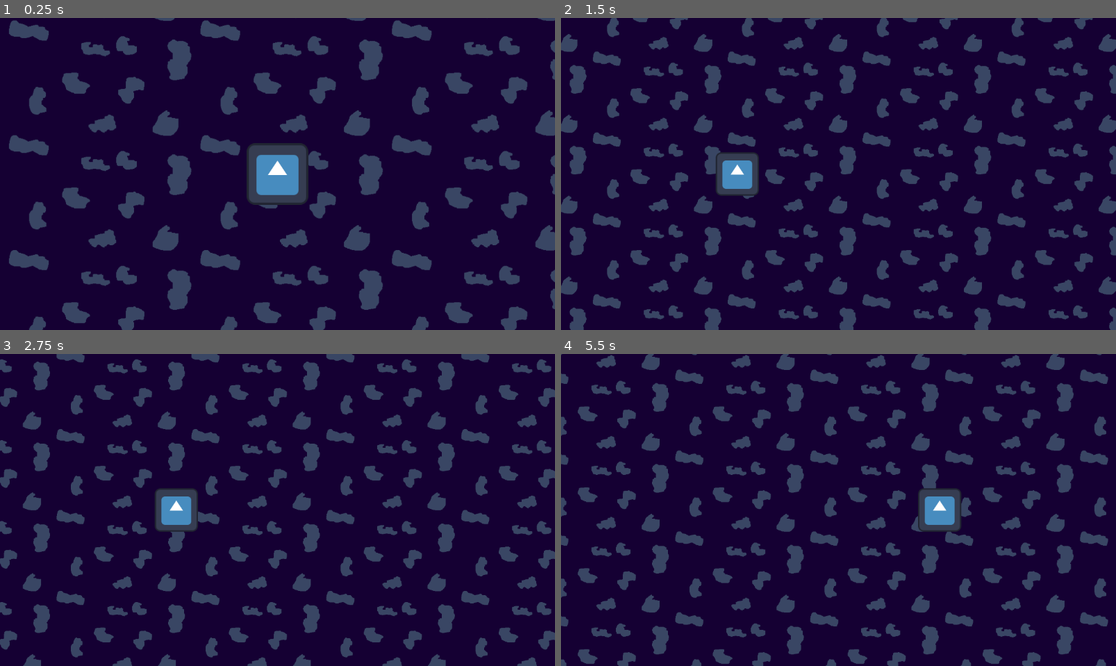
Above: before the commit, frames 1-4 (two rows, left to right).
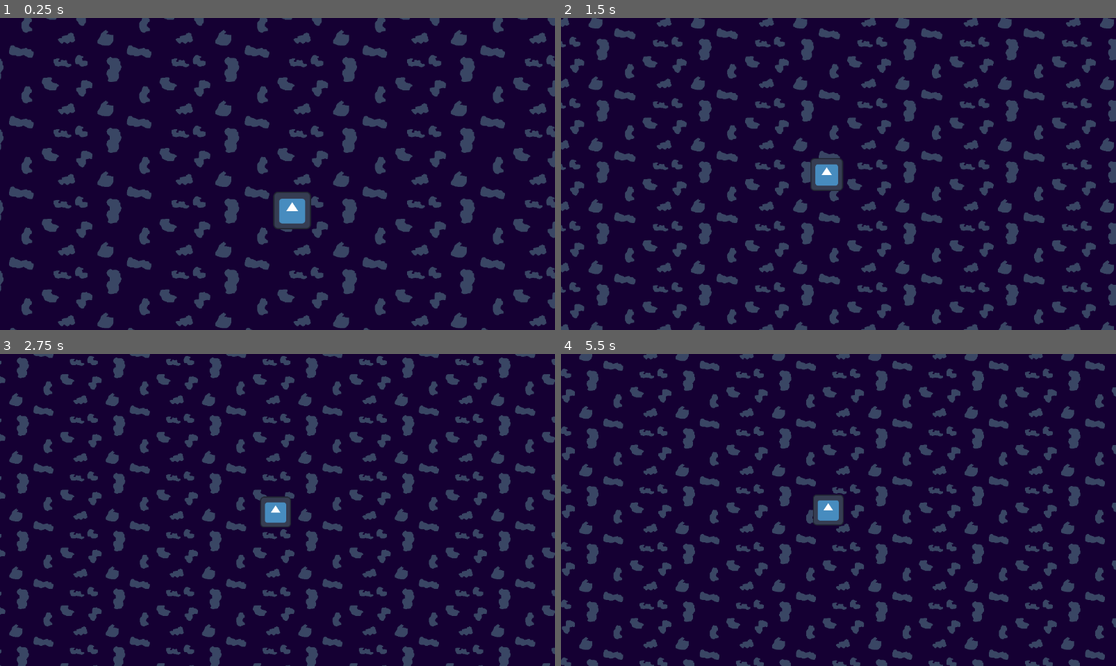
Above: after the commit, the same moments.

Repository: trurohawkins/speed-fish
Game: Godot game, scene res://Scenes/main.tscn
Two runs of this game, one before a commit and one after it. Both use one fixed random seed, a clock stepped at 60 frames per second and the inputs below. The engine's default icon, where the game draws it, is replaced by a stand-in: a white triangle on a blue panel in a dark square.
Inputs:
- Up to frame 1 (0.25 s): no input
- Up to frame 2 (1.5 s): hold D 0.53-1.28 s; hold S from 1.28 s (still down)
- Up to frame 3 (2.75 s): release S at 2.03 s; hold D from 2.03 s (still down)
- Up to frame 4 (5.5 s): release D at 2.78 s; hold W 2.78-3.53 s; hold A 3.53-5.03 s; hold S from 5.03 s (still down)

The runs differ from the first frame. In frame 1, 30% of the frame differs, in the area x 0-100%, y 0-100%; in frame 2, 30%; in frame 3, 29%; in frame 4, 30%.

Commit message:
smooth player and camera movement

Diff:
--- a/Scripts/follow_cam.gd
+++ b/Scripts/follow_cam.gd
@@ -1,28 +1,107 @@
 extends Camera2D
 
+@export_category("Follow Target")
 @export var follow: CharacterBody2D
-@export var xFactor: float
-@export var yFactor: float
-@export var lerp_move_speed: float = 20
-@export var lerp_zoom_speed: float = 15
-@export var high_speed: float = 500
-@export var zoom_dimensions: Vector2
 
-var zoom_goal
-var speed_offset: Vector2
-var offset_goal: Vector2
+@export_category("Camera Leading")
+@export var x_lead_factor: float = 100.0
+@export var y_lead_factor: float = 50.0
+@export var max_lead_distance: Vector2 = Vector2(200, 100)
+
+@export_category("Movement Smoothing")
+@export var position_lerp_speed: float = 5.0
+@export var min_position_lerp: float = 2.0
+@export var max_position_lerp: float = 10.0
+
+@export_category("Zoom Settings")
+@export var zoom_dimensions: Vector2 = Vector2(1.0, 1.5)
+@export var zoom_lerp_speed: float = 3.0
+@export var min_zoom_lerp: float = 1.0
+@export var max_zoom_lerp: float = 8.0
+@export var high_speed: float = 500.0
+
+@export_category("Advanced Tuning")
+@export var enable_speed_based_lerp: bool = true
+@export var dead_zone_radius: float = 50.0
+
+var zoom_goal: Vector2
+var speed_offset: Vector2 = Vector2.ZERO
+var offset_goal: Vector2 = Vector2.ZERO
+
+func _ready():
+	# Initialize zoom goal
+	zoom_goal = Vector2(zoom_dimensions.x, zoom_dimensions.x)
 
 func _process(delta):
+	if not follow:
+		return
+
 	check_velocity()
-	speed_offset = speed_offset.lerp(offset_goal, lerp_move_speed*delta)
-	zoom = zoom.lerp(zoom_goal, lerp_zoom_speed*delta)
-	position = follow.position + speed_offset
+	update_smoothing(delta)
+
+	# Apply camera position with smoothing
+	var target_position = follow.position + speed_offset
+	position = position.lerp(target_position, get_position_lerp_factor(delta))
+
+	# Apply zoom with smoothing
+	zoom = zoom.lerp(zoom_goal, get_zoom_lerp_factor(delta))
 
 func check_velocity():
-	offset_goal = Vector2(sign(follow.velocity.x), sign(follow.velocity.y))
-	var speed_lerp = min(1, abs(follow.velocity.length()) / high_speed)
+	if not follow:
+		return
 
-	offset_goal.x *= xFactor * speed_lerp
-	offset_goal.y *= yFactor * speed_lerp
+	# Calculate lead offset based on velocity direction
+	var velocity_normalized = follow.velocity.normalized() if follow.velocity.length() > 0 else Vector2.ZERO
+	offset_goal = velocity_normalized
+
+	# Calculate speed-based intensity (0 to 1)
+	var speed_lerp = min(1.0, follow.velocity.length() / high_speed)
+
+	# Apply factors and clamp to max lead distance
+	offset_goal.x *= x_lead_factor * speed_lerp
+	offset_goal.y *= y_lead_factor * speed_lerp
+
+	# Clamp to maximum lead distance
+	offset_goal.x = clamp(offset_goal.x, -max_lead_distance.x, max_lead_distance.x)
+	offset_goal.y = clamp(offset_goal.y, -max_lead_distance.y, max_lead_distance.y)
+
+	# Calculate zoom based on speed
 	var z = lerp(zoom_dimensions.x, zoom_dimensions.y, speed_lerp)
 	zoom_goal = Vector2(z, z)
+
+func update_smoothing(delta):
+	# Smoothly interpolate the speed offset
+	var current_lerp_speed = position_lerp_speed
+	if enable_speed_based_lerp:
+		var speed_factor = min(1.0, follow.velocity.length() / high_speed)
+		current_lerp_speed = lerp(min_position_lerp, max_position_lerp, speed_factor)
+
+	speed_offset = speed_offset.lerp(offset_goal, current_lerp_speed * delta)
+
+func get_position_lerp_factor(delta) -> float:
+	# Convert lerp speed to a factor for the lerp function
+	var base_lerp = position_lerp_speed * delta
+
+	if enable_speed_based_lerp:
+		var speed_factor = min(1.0, follow.velocity.length() / high_speed)
+		var dynamic_speed = lerp(min_position_lerp, max_position_lerp, speed_factor)
+		return dynamic_speed * delta
+
+	return base_lerp
+
+func get_zoom_lerp_factor(delta) -> float:
+	# Convert zoom lerp speed to a factor
+	var base_lerp = zoom_lerp_speed * delta
+
+	if enable_speed_based_lerp:
+		var speed_factor = min(1.0, follow.velocity.length() / high_speed)
+		var dynamic_speed = lerp(min_zoom_lerp, max_zoom_lerp, speed_factor)
+		return dynamic_speed * delta
+
+	return base_lerp
+
+# Optional: Add a dead zone so small movements don't affect camera much
+func apply_dead_zone(offset: Vector2) -> Vector2:
+	if offset.length() < dead_zone_radius:
+		return Vector2.ZERO
+	return offset
--- a/Scripts/player.gd
+++ b/Scripts/player.gd
@@ -1,40 +1,63 @@
 extends CharacterBody2D
 
 @export var speed: int = 300
+@export var acceleration: float = 10
+@export var top_speed: int = 2000
+@export var friction: float = 80
+
 var facing_direction: Vector2 = Vector2.RIGHT
+var current_velocity: Vector2 = Vector2.ZERO
 
 func _physics_process(delta):
-	var movement = Vector2.ZERO
+	var input_direction = Vector2.ZERO
 
 	# Map inputs directly to allowed directions
 	if Input.is_key_pressed(KEY_A) and Input.is_key_pressed(KEY_W):
-		movement = Vector2(-0.707, -0.707)  # Up-Left
+		input_direction = Vector2(-0.707, -0.707)  # Up-Left
 		facing_direction = Vector2.LEFT
 	elif Input.is_key_pressed(KEY_A) and Input.is_key_pressed(KEY_S):
-		movement = Vector2(-0.707, 0.707)   # Down-Left
+		input_direction = Vector2(-0.707, 0.707)   # Down-Left
 		facing_direction = Vector2.LEFT
 	elif Input.is_key_pressed(KEY_D) and Input.is_key_pressed(KEY_W):
-		movement = Vector2(0.707, -0.707)   # Up-Right
+		input_direction = Vector2(0.707, -0.707)   # Up-Right
 		facing_direction = Vector2.RIGHT
 	elif Input.is_key_pressed(KEY_D) and Input.is_key_pressed(KEY_S):
-		movement = Vector2(0.707, 0.707)    # Down-Right
+		input_direction = Vector2(0.707, 0.707)    # Down-Right
 		facing_direction = Vector2.RIGHT
 	elif Input.is_key_pressed(KEY_A):
-		movement = Vector2.LEFT              # Left
+		input_direction = Vector2.LEFT              # Left
 		facing_direction = Vector2.LEFT
 	elif Input.is_key_pressed(KEY_D):
-		movement = Vector2.RIGHT             # Right
+		input_direction = Vector2.RIGHT             # Right
 		facing_direction = Vector2.RIGHT
 	elif Input.is_key_pressed(KEY_W):
 		if facing_direction == Vector2.RIGHT:
-			movement = Vector2(0.707, -0.707)
+			input_direction = Vector2(0.707, -0.707)
 		else:
-			movement = Vector2(-0.707, -0.707)
+			input_direction = Vector2(-0.707, -0.707)
 	elif Input.is_key_pressed(KEY_S):
 		if facing_direction == Vector2.RIGHT:
-			movement = Vector2(0.707, 0.707)
+			input_direction = Vector2(0.707, 0.707)
 		else:
-			movement = Vector2(-0.707, 0.707)
+			input_direction = Vector2(-0.707, 0.707)
 
-	velocity = movement * speed
+	# Calculate target velocity
+	var target_velocity = input_direction * top_speed
+
+	# Apply acceleration or friction
+	if input_direction != Vector2.ZERO:
+		# Check if we're reversing direction (moving opposite to input)
+		var is_reversing = current_velocity.length() > 0 and current_velocity.dot(input_direction) < 0
+
+		# Use different acceleration values for normal vs reversing
+		var current_acceleration = acceleration * 0.5 if is_reversing else acceleration
+
+		# Accelerate toward target velocity
+		current_velocity = current_velocity.move_toward(target_velocity, current_acceleration * delta * 60)
+	else:
+		# Apply friction when no input
+		current_velocity = current_velocity.move_toward(Vector2.ZERO, friction * delta * 60)
+
+	# Set final velocity and move
+	velocity = current_velocity
 	move_and_slide()
